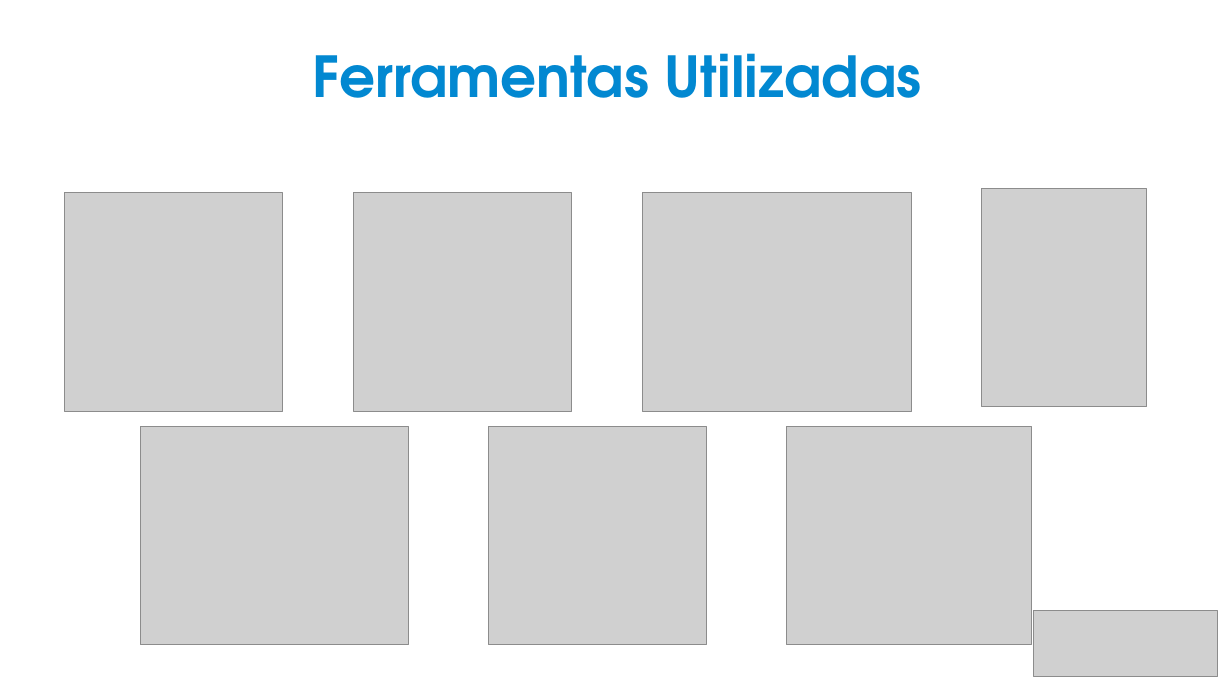
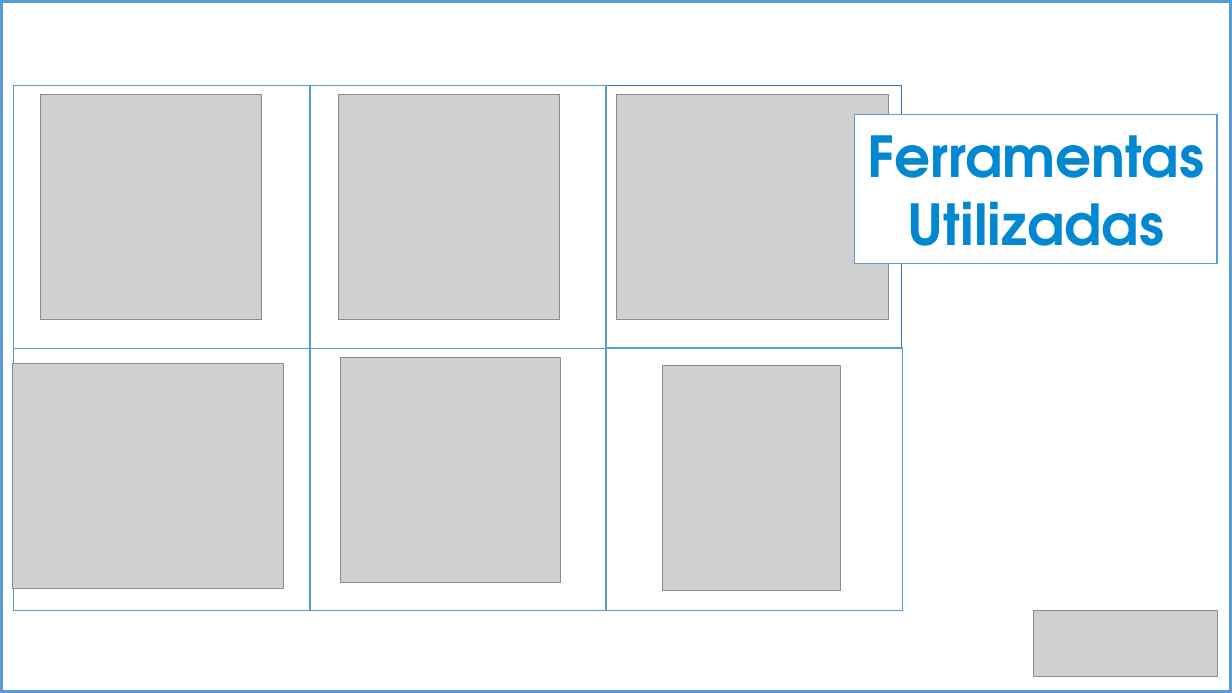
Before and after one commit to tcc-grupo-e/TCC, a slide deck: slide 8 of TCC.pptx (slide 4 before the commit). Drawn at 1232x693 pixels with LibreOffice and Linux fonts; fonts in the diff are those of the drawing; grey boxes stand for pictures. Boxes give left, top, right and bottom in pixels: in the first picture for what was removed or moved away, otherwise in the second. Text is boxed around its words. In the diff, an @@ line names an element or a change of style, - is before the commit and + after.

```diff
--- a/TCC.pptx
+++ b/TCC.pptx
@@ rectangle added at (0,0,1232,693), outline #5B9BD5 4.5 pt @@
@@ picture: place and size @@
-picture at (65,193,283,411)
+picture at (41,95,261,321)
@@ picture: place and size @@
-picture at (354,193,572,411)
+picture at (339,95,559,321)
@@ picture: place and size @@
-picture at (642,193,911,411)
+picture at (617,95,889,321)
@@ rectangle "Ferramentas Utilizadas": place and size @@
-rectangle "Ferramentas Utilizadas" at (312,53,921,98)
+rectangle "Ferramentas Utilizadas" at (855,115,1217,263)
@@ rectangle "Ferramentas Utilizadas" at (855,115,1217,263): line spacing 0.9 to 1; fill none to #FFFFFF; outline none to #5B9BD5 1 pt @@
@@ picture: place and size @@
-picture at (489,427,707,645)
+picture at (340,358,560,583)
@@ group added at (14,86,902,611): 6 rectangles @@
@@ picture: place and size @@
-picture at (140,427,409,645)
+picture at (12,363,283,589)
@@ picture: place and size @@
-picture at (982,189,1148,407)
+picture at (663,365,841,591)
@@ picture removed at (787,427,1032,645) @@
```
Also in this commit, not shown: 11 other slides changed, 9 slides added, 2 slides removed.
